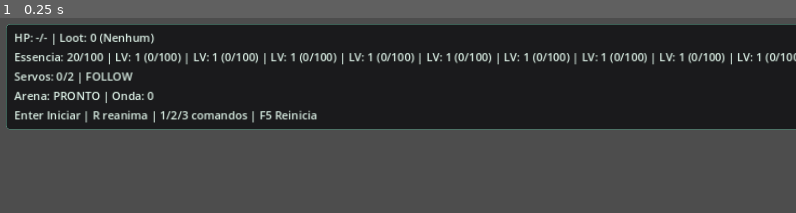
Above: before the commit, frame 1.
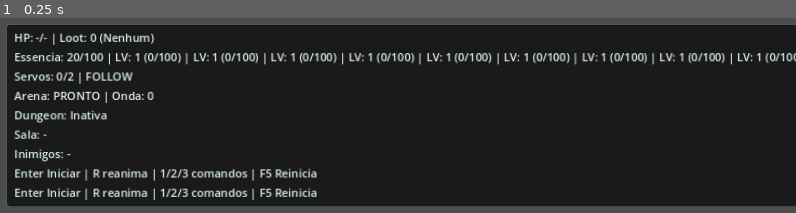
Above: after the commit, the same moment.

Repository: jefbarros/necromante-dos-tres-reinos
Game: Godot game, scene res://scenes/ui/PrototypeHUD.tscn
Two runs of this game, one before a commit and one after it. Both use one fixed random seed, a clock stepped at 60 frames per second and the inputs below. This scene is started directly instead of the project's main scene.
Inputs:
- Up to frame 1 (0.25 s): no input

The runs differ from the first frame. In frame 1, 40% of the frame differs, in the area x 0-100%, y 47-97%.

Commit message:
feat(godot): add mini dungeon prototype

Diff:
--- /dev/null
+++ b/godot/scenes/dungeons/DungeonEntrance3D.tscn
@@ -0,0 +1,30 @@
+[gd_scene load_steps=3 format=3]
+
+[ext_resource type="Script" path="res://scripts/dungeons/DungeonEntrance3D.gd" id="1"]
+
+[sub_resource type="BoxMesh" id="BoxMesh_1"]
+size = Vector3(2.3, 4.5, 0.4)
+
+[sub_resource type="BoxShape3D" id="BoxShape3D_1"]
+size = Vector3(2.3, 4.5, 0.4)
+
+[node name="DungeonEntrance3D" type="Node3D"]
+script = ExtResource("1")
+
+[node name="MeshInstance3D" type="MeshInstance3D" parent="."]
+mesh = SubResource("BoxMesh_1")
+position = Vector3(0, 2.25, 0)
+modulate = Color(0.58, 0.82, 0.63, 1)
+
+[node name="Area3D" type="Area3D" parent="."]
+position = Vector3(0, 2.25, 0)
+monitoring = true
+
+[node name="CollisionShape3D" type="CollisionShape3D" parent="Area3D"]
+shape = SubResource("BoxShape3D_1")
+
+[node name="Label3D" type="Label3D" parent="."]
+position = Vector3(0, 4.4, 0)
+rotation = Vector3(-1.5708, 0, 0)
+text = "Cripta de Veyrfall\nPressione E"
+font_size = 24
--- /dev/null
+++ b/godot/scenes/dungeons/DungeonGate3D.tscn
@@ -0,0 +1,21 @@
+[gd_scene load_steps=3 format=3]
+
+[ext_resource type="Script" path="res://scripts/dungeons/DungeonGate3D.gd" id="1"]
+
+[sub_resource type="BoxMesh" id="BoxMesh_gate"]
+size = Vector3(3.0, 2.0, 0.4)
+
+[sub_resource type="BoxShape3D" id="BoxShape3D_gate"]
+size = Vector3(3.0, 2.0, 0.4)
+
+[node name="DungeonGate3D" type="Node3D"]
+script = ExtResource("1")
+
+[node name="StaticBody3D" type="StaticBody3D" parent="."]
+
+[node name="MeshInstance3D" type="MeshInstance3D" parent="StaticBody3D"]
+mesh = SubResource("BoxMesh_gate")
+modulate = Color(0.45, 0.32, 0.20, 1)
+
+[node name="CollisionShape3D" type="CollisionShape3D" parent="StaticBody3D"]
+shape = SubResource("BoxShape3D_gate")
--- /dev/null
+++ b/godot/scenes/dungeons/MiniDungeon_CryptOfVeyrfall.tscn
@@ -0,0 +1,166 @@
+[gd_scene load_steps=12 format=3]
+
+[ext_resource type="Script" path="res://scripts/dungeons/DungeonManager3D.gd" id="1"]
+[ext_resource type="PackedScene" path="res://scenes/dungeons/DungeonEntrance3D.tscn" id="2"]
+[ext_resource type="PackedScene" path="res://scenes/dungeons/DungeonGate3D.tscn" id="3"]
+[ext_resource type="PackedScene" path="res://scenes/enemies/EnemyDummy3D.tscn" id="4"]
+[ext_resource type="PackedScene" path="res://scenes/enemies/EliteEnemy3D.tscn" id="5"]
+[ext_resource type="PackedScene" path="res://scenes/ui/PrototypeHUD.tscn" id="6"]
+[ext_resource type="PackedScene" path="res://scenes/player/Player3D.tscn" id="7"]
+[ext_resource type="PackedScene" path="res://scenes/camera/ThirdPersonCameraRig.tscn" id="8"]
+[ext_resource type="PackedScene" path="res://scenes/world/PrototypeArena3D.tscn" id="9"]
+
+[sub_resource type="BoxMesh" id="BoxMesh_floor"]
+size = Vector3(18, 0.16, 32)
+
+[sub_resource type="BoxShape3D" id="BoxShape3D_floor"]
+size = Vector3(18, 0.16, 32)
+
+[sub_resource type="BoxMesh" id="BoxMesh_wall_long"]
+size = Vector3(18, 2.0, 0.5)
+
+[sub_resource type="BoxShape3D" id="BoxShape3D_wall_long"]
+size = Vector3(18, 2.0, 0.5)
+
+[sub_resource type="BoxMesh" id="BoxMesh_wall_short"]
+size = Vector3(0.5, 2.0, 14)
+
+[sub_resource type="BoxShape3D" id="BoxShape3D_wall_short"]
+size = Vector3(0.5, 2.0, 14)
+
+[node name="MiniDungeon_CryptOfVeyrfall" type="Node3D"]
+
+[node name="WorldEnvironment" type="WorldEnvironment" parent="."]
+
+[node name="DirectionalLight3D" type="DirectionalLight3D" parent="."]
+rotation = Vector3(-0.9, -0.6, 0)
+light_energy = 2.2
+shadow_enabled = true
+
+[node name="Floor" type="StaticBody3D" parent="."]
+position = Vector3(0, -0.08, 0)
+
+[node name="MeshInstance3D" type="MeshInstance3D" parent="Floor"]
+mesh = SubResource("BoxMesh_floor")
+modulate = Color(0.14, 0.14, 0.16, 1)
+
+[node name="CollisionShape3D" type="CollisionShape3D" parent="Floor"]
+shape = SubResource("BoxShape3D_floor")
+
+[node name="NorthWall" type="StaticBody3D" parent="."]
+position = Vector3(0, 1.0, -16.25)
+
+[node name="MeshInstance3D" type="MeshInstance3D" parent="NorthWall"]
+mesh = SubResource("BoxMesh_wall_long")
+modulate = Color(0.35, 0.22, 0.17, 1)
+
+[node name="CollisionShape3D" type="CollisionShape3D" parent="NorthWall"]
+shape = SubResource("BoxShape3D_wall_long")
+
+[node name="SouthWall" type="StaticBody3D" parent="."]
+position = Vector3(0, 1.0, 16.25)
+
+[node name="MeshInstance3D" type="MeshInstance3D" parent="SouthWall"]
+mesh = SubResource("BoxMesh_wall_long")
+modulate = Color(0.35, 0.22, 0.17, 1)
+
+[node name="CollisionShape3D" type="CollisionShape3D" parent="SouthWall"]
+shape = SubResource("BoxShape3D_wall_long")
+
+[node name="WestWall" type="StaticBody3D" parent="."]
+position = Vector3(-9.25, 1.0, 0)
+
+[node name="MeshInstance3D" type="MeshInstance3D" parent="WestWall"]
+mesh = SubResource("BoxMesh_wall_short")
+modulate = Color(0.35, 0.22, 0.17, 1)
+
+[node name="CollisionShape3D" type="CollisionShape3D" parent="WestWall"]
+shape = SubResource("BoxShape3D_wall_short")
+
+[node name="EastWall" type="StaticBody3D" parent="."]
+position = Vector3(9.25, 1.0, 0)
+
+[node name="MeshInstance3D" type="MeshInstance3D" parent="EastWall"]
+mesh = SubResource("BoxMesh_wall_short")
+modulate = Color(0.35, 0.22, 0.17, 1)
+
+[node name="CollisionShape3D" type="CollisionShape3D" parent="EastWall"]
+shape = SubResource("BoxShape3D_wall_short")
+
+[node name="Player3D" parent="."]
+instance = ExtResource("7")
+position = Vector3(0, 0, 12)
+
+[node name="ThirdPersonCameraRig" parent="."]
+instance = ExtResource("8")
+target_path = NodePath("../Player3D")
+
+[node name="PrototypeHUD" parent="."]
+instance = ExtResource("6")
+
+[node name="DungeonManager3D" type="Node3D" parent="."]
+script = ExtResource("1")
+
+[node name="Rooms" type="Node3D" parent="."]
+
+[node name="Room1" type="Node3D" parent="Rooms"]
+position = Vector3(0, 0, 10)
+
+[node name="EnemyDummy3D" parent="Room1"]
+instance = ExtResource("4")
+position = Vector3(-2.2, 0, 0)
+
+[node name="EnemyDummy3D" parent="Room1"]
+instance = ExtResource("4")
+position = Vector3(2.2, 0, 0)
+
+[node name="Room2" type="Node3D" parent="Rooms"]
+position = Vector3(0, 0, 2.5)
+
+[node name="EnemyDummy3D" parent="Room2"]
+instance = ExtResource("4")
+position = Vector3(-2.5, 0, 0)
+
+[node name="EnemyDummy3D" parent="Room2"]
+instance = ExtResource("4")
+position = Vector3(0, 0, 0)
+
+[node name="EnemyDummy3D" parent="Room2"]
+instance = ExtResource("4")
+position = Vector3(2.5, 0, 0)
+
+[node name="Room3" type="Node3D" parent="Rooms"]
+position = Vector3(0, 0, -5)
+
+[node name="EliteEnemy3D" parent="Room3"]
+instance = ExtResource("5")
+position = Vector3(0, 0, 0)
+
+[node name="EnemyDummy3D" parent="Room3"]
+instance = ExtResource("4")
+position = Vector3(-2.0, 0, -1.2)
+
+[node name="EnemyDummy3D" parent="Room3"]
+instance = ExtResource("4")
+position = Vector3(2.0, 0, -1.2)
+
+[node name="Gates" type="Node3D" parent="."]
+
+[node name="Gate1" parent="Gates"]
+instance = ExtResource("3")
+position = Vector3(0, 0, 5)
+
+[node name="Gate2" parent="Gates"]
+instance = ExtResource("3")
+position = Vector3(0, 0, -1.5)
+
+[node name="RewardSpawn" type="Node3D" parent="."]
+position = Vector3(0, 0, -9.2)
+
+[node name="DungeonExit" parent="."]
+instance = ExtResource("2")
+position = Vector3(0, 0, -13)
+
+target_scene = ExtResource("9")
+required_dungeon_cleared = true
+exit_text = "Pressione E para retornar à arena"
--- /dev/null
+++ b/godot/scenes/enemies/EliteEnemy3D.tscn
@@ -0,0 +1,52 @@
+[gd_scene load_steps=8 format=3]
+
+[ext_resource type="Script" path="res://scripts/enemies/EliteEnemy3D.gd" id="1"]
+[ext_resource type="Material" path="res://assets/materials/enemy_dummy.tres" id="2_material"]
+[ext_resource type="Script" path="res://scripts/combat/HealthComponent.gd" id="3_health"]
+[ext_resource type="Script" path="res://scripts/combat/Hurtbox3D.gd" id="4_hurtbox"]
+
+[sub_resource type="CapsuleShape3D" id="CapsuleShape3D_enemy"]
+radius = 0.38
+height = 1.55
+
+[sub_resource type="CapsuleMesh" id="CapsuleMesh_enemy"]
+radius = 0.38
+height = 1.55
+
+[sub_resource type="SphereMesh" id="SphereMesh_marker"]
+radius = 0.12
+height = 0.24
+
+[node name="EliteEnemy3D" type="CharacterBody3D" groups=["enemy"]]
+script = ExtResource("1")
+collision_layer = 2
+collision_mask = 1
+
+[node name="CollisionShape3D" type="CollisionShape3D" parent="."]
+position = Vector3(0, 0.775, 0)
+shape = SubResource("CapsuleShape3D_enemy")
+
+[node name="Body" type="MeshInstance3D" parent="."]
+position = Vector3(0, 0.775, 0)
+mesh = SubResource("CapsuleMesh_enemy")
+surface_material_override/0 = ExtResource("2_material")
+
+[node name="WeakPointMarker" type="MeshInstance3D" parent="."]
+position = Vector3(0, 1.38, -0.34)
+mesh = SubResource("SphereMesh_marker")
+
+[node name="HealthComponent" type="Node" parent="."]
+script = ExtResource("3_health")
+max_health = 180.0
+
+[node name="Hurtbox3D" type="Area3D" parent="."]
+collision_layer = 8
+collision_mask = 0
+monitoring = false
+script = ExtResource("4_hurtbox")
+health_component_path = NodePath("../HealthComponent")
+target_path = NodePath("..")
+
+[node name="CollisionShape3D" type="CollisionShape3D" parent="Hurtbox3D"]
+position = Vector3(0, 0.775, 0)
+shape = SubResource("CapsuleShape3D_enemy")
--- /dev/null
+++ b/godot/scenes/loot/DungeonRewardChest3D.tscn
@@ -0,0 +1,30 @@
+[gd_scene load_steps=3 format=3]
+
+[ext_resource type="Script" path="res://scripts/loot/DungeonRewardChest3D.gd" id="1"]
+
+[sub_resource type="BoxMesh" id="BoxMesh_chest"]
+size = Vector3(1.8, 1.0, 1.2)
+
+[sub_resource type="BoxShape3D" id="BoxShape3D_chest"]
+size = Vector3(1.8, 1.0, 1.2)
+
+[node name="DungeonRewardChest3D" type="Area3D"]
+script = ExtResource("1")
+monitoring = true
+collision_layer = 1
+collision_mask = 1
+
+[node name="MeshInstance3D" type="MeshInstance3D" parent="."]
+mesh = SubResource("BoxMesh_chest")
+position = Vector3(0, 0.55, 0)
+modulate = Color(0.84, 0.70, 0.24, 1)
+
+[node name="CollisionShape3D" type="CollisionShape3D" parent="."]
+shape = SubResource("BoxShape3D_chest")
+position = Vector3(0, 0.55, 0)
+
+[node name="Label3D" type="Label3D" parent="."]
+position = Vector3(0, 1.4, 0)
+rotation = Vector3(-1.5708, 0, 0)
+text = "Pressione E"
+font_size = 18
--- a/godot/scenes/ui/PrototypeHUD.tscn
+++ b/godot/scenes/ui/PrototypeHUD.tscn
@@ -53,6 +53,22 @@
 label_settings = SubResource("LabelSettings_small")
 text = "Comando: FOLLOW"
 
+[node name="DungeonLabel" type="Label" parent="Panel/MarginContainer/VBoxContainer"]
+label_settings = SubResource("LabelSettings_small")
+text = "Dungeon: Inativa"
+
+[node name="RoomLabel" type="Label" parent="Panel/MarginContainer/VBoxContainer"]
+label_settings = SubResource("LabelSettings_small")
+text = "Sala: -"
+
+[node name="EnemiesLabel" type="Label" parent="Panel/MarginContainer/VBoxContainer"]
+label_settings = SubResource("LabelSettings_small")
+text = "Inimigos: -"
+
+[node name="ContextLabel" type="Label" parent="Panel/MarginContainer/VBoxContainer"]
+label_settings = SubResource("LabelSettings_small")
+text = ""
+
 [node name="HintLabel" type="Label" parent="Panel/MarginContainer/VBoxContainer"]
 label_settings = SubResource("LabelSettings_small")
 text = "R reanima | 1 seguir | 2 atacar | 3 reunir"
--- a/godot/scenes/world/PrototypeArena3D.tscn
+++ b/godot/scenes/world/PrototypeArena3D.tscn
@@ -4,7 +4,8 @@
 [ext_resource type="PackedScene" path="res://scenes/camera/ThirdPersonCameraRig.tscn" id="2_camera"]
 [ext_resource type="PackedScene" path="res://scenes/enemies/EnemyDummy3D.tscn" id="3_enemy"]
 [ext_resource type="PackedScene" path="res://scenes/ui/PrototypeHUD.tscn" id="4_hud"]
-[ext_resource type="PackedScene" path="res://scenes/world/SpawnPoint3D.tscn" id="5_spawn"]
+[ext_resource type="PackedScene" path="res://scenes/dungeons/DungeonEntrance3D.tscn" id="5_entrance"]
+[ext_resource type="PackedScene" path="res://scenes/world/SpawnPoint3D.tscn" id="6_spawn"]
 [ext_resource type="Material" path="res://assets/materials/arena_floor.tres" id="5_floor_material"]
 [ext_resource type="Script" path="res://scripts/world/ArenaManager3D.gd" id="6_arena"]
 
@@ -177,6 +178,9 @@
 enemies_per_wave_increment = 1
 max_active_enemies = 10
 
+[node name="DungeonEntrance3D" parent="." instance=ExtResource("5_entrance")]
+position = Vector3(0, 0, 8)
+
 [node name="Player3D" parent="." instance=ExtResource("1_player")]
 position = Vector3(0, 0, 0)
 
--- /dev/null
+++ b/godot/scripts/dungeons/DungeonEntrance3D.gd
@@ -0,0 +1,62 @@
+extends Node3D
+
+@export var target_scene: PackedScene
+@export var hint_text: String = "Pressione E para entrar"
+@export var exit_text: String = "Pressione E para retornar"
+@export var required_dungeon_cleared: bool = false
+@export var dungeon_manager_path: NodePath = NodePath("../DungeonManager3D")
+
+var _player_in_area: bool = false
+var _hint_label: Label3D
+var _player: Node = null
+
+func _ready() -> void:
+	_hint_label = $Label3D if has_node("Label3D") else null
+	if _hint_label != null:
+		_hint_label.text = hint_text
+	$Area3D.connect("body_entered", Callable(self, "_on_body_entered"))
+	$Area3D.connect("body_exited", Callable(self, "_on_body_exited"))
+
+func _process(_delta: float) -> void:
+	if not _player_in_area:
+		return
+	if Input.is_action_just_pressed("interact") and _can_enter():
+		if target_scene != null:
+			print("Dungeon entrance triggered: loading scene")
+			get_tree().change_scene_to_file(target_scene.resource_path)
+
+func _on_body_entered(body: Node) -> void:
+	if body.is_in_group("player"):
+		_player_in_area = true
+		_player = body
+		if _hint_label != null:
+			_hint_label.text = _current_hint()
+
+func _on_body_exited(body: Node) -> void:
+	if body == _player:
+		_player_in_area = false
+		_player = null
+		if _hint_label != null:
+			_hint_label.text = hint_text
+
+func _current_hint() -> String:
+	if required_dungeon_cleared and not _is_dungeon_cleared():
+		return "Complete a dungeon antes de sair"
+	return exit_text if required_dungeon_cleared else hint_text
+
+func _can_enter() -> bool:
+	if required_dungeon_cleared:
+		var manager := _get_dungeon_manager()
+		return manager != null and manager.dungeon_cleared
+	return true
+
+func _get_dungeon_manager() -> Node:
+	if dungeon_manager_path == NodePath(""):
+		return null
+	return get_node_or_null(dungeon_manager_path)
+
+func _is_dungeon_cleared() -> bool:
+	var manager := _get_dungeon_manager()
+	if manager == null:
+		return false
+	return bool(manager.get("dungeon_cleared"))
--- /dev/null
+++ b/godot/scripts/dungeons/DungeonGate3D.gd
@@ -0,0 +1,27 @@
+extends Node3D
+
+var _is_open: bool = false
+
+@onready var _body: StaticBody3D = $StaticBody3D
+@onready var _mesh: MeshInstance3D = $StaticBody3D/MeshInstance3D
+@onready var _collision: CollisionShape3D = $StaticBody3D/CollisionShape3D
+
+func _ready() -> void:
+	close_gate()
+
+func open_gate() -> void:
+	if _is_open:
+		return
+	_is_open = true
+	if _mesh != null:
+		_mesh.visible = false
+	if _collision != null:
+		_collision.disabled = true
+	print("Dungeon gate opened")
+
+func close_gate() -> void:
+	_is_open = false
+	if _mesh != null:
+		_mesh.visible = true
+	if _collision != null:
+		_collision.disabled = false
--- /dev/null
+++ b/godot/scripts/dungeons/DungeonManager3D.gd
@@ -0,0 +1,148 @@
+extends Node3D
+
+signal room_started(room_index)
+signal room_cleared(room_index)
+signal dungeon_cleared()
+
+@export var dungeon_name: String = "Cripta de Veyrfall"
+@export var reward_chest_scene: PackedScene = preload("res://scenes/loot/DungeonRewardChest3D.tscn")
+@export var save_manager_script: Script = preload("res://scripts/save/SimpleSaveManager.gd")
+
+var current_room: int = 0
+var enemies_alive: int = 0
+var dungeon_cleared: bool = false
+var dungeon_hint: String = ""
+var current_room_name: String = "Nenhuma"
+
+onready var _room_nodes: Array[Node3D] = [get_node("Rooms/Room1"), get_node("Rooms/Room2"), get_node("Rooms/Room3")]
+onready var _gates: Array[Node] = [get_node("Gates/Gate1"), get_node("Gates/Gate2")]
+onready var _reward_spawn: Node3D = get_node("RewardSpawn")
+
+func _ready() -> void:
+	add_to_group("dungeon_manager")
+	_start_dungeon()
+
+func _process(_delta: float) -> void:
+	if dungeon_cleared:
+		return
+	_update_room_status()
+
+func _start_dungeon() -> void:
+	current_room = 1
+	current_room_name = "Sala 1"
+	dungeon_hint = "Elimine todos os inimigos"
+	print("Dungeon started")
+	_emit_room_started(current_room)
+	_update_gate_states()
+
+func _update_room_status() -> void:
+	var alive := _count_alive_enemies(current_room)
+	if enemies_alive != alive:
+		enemies_alive = alive
+	if alive == 0 and current_room > 0 and current_room <= 3:
+		if not _is_room_cleared(current_room):
+			_clear_current_room()
+
+func _count_alive_enemies(room_index: int) -> int:
+	var room := _room_nodes[clamp(room_index - 1, 0, _room_nodes.size() - 1)]
+	if room == null:
+		return 0
+	var count := 0
+	for enemy in room.get_children():
+		if enemy.is_in_group("enemy") and _enemy_is_alive(enemy):
+			count += 1
+		for child in enemy.get_children():
+			if child.is_in_group("enemy") and _enemy_is_alive(child):
+				count += 1
+	return count
+
+func _enemy_is_alive(enemy: Node) -> bool:
+	if enemy == null or not enemy.is_inside_tree():
+		return false
+	if enemy.has_method("is_dead"):
+		return not bool(enemy.call("is_dead"))
+	return true
+
+func _is_room_cleared(room_index: int) -> bool:
+	return _get_room_state(room_index) == "CLEARED"
+
+func _get_room_state(room_index: int) -> String:
+	return str("CLEARED") if _count_alive_enemies(room_index) == 0 else str("ACTIVE")
+
+func _clear_current_room() -> void:
+	print("Room %d cleared" % current_room)
+	emit_signal("room_cleared", current_room)
+	match current_room:
+		1:
+			_gates[0].call("open_gate")
+			current_room = 2
+			current_room_name = "Sala 2"
+			dungeon_hint = "Elimine todos os inimigos"
+			_emit_room_started(current_room)
+			_update_gate_states()
+		2:
+			_gates[1].call("open_gate")
+			current_room = 3
+			current_room_name = "Sala 3"
+			dungeon_hint = "Derrote o elite"
+			_emit_room_started(current_room)
+			_update_gate_states()
+		3:
+			dungeon_cleared = true
+			current_room_name = "Concluída"
+			dungeon_hint = "Dungeon concluída"
+			print("Dungeon cleared")
+			emit_signal("dungeon_cleared")
+			_spawn_reward()
+			_save_progress()
+
+func _emit_room_started(room_index: int) -> void:
+	emit_signal("room_started", room_index)
+	print("Room %d started" % room_index)
+
+func _update_gate_states() -> void:
+	if current_room <= 1:
+		_gates[0].call("close_gate")
+		_gates[1].call("close_gate")
+	elif current_room == 2:
+		_gates[0].call("open_gate")
+		_gates[1].call("close_gate")
+	elif current_room == 3:
+		_gates[0].call("open_gate")
+		_gates[1].call("open_gate")
+
+func _spawn_reward() -> void:
+	if reward_chest_scene == null or _reward_spawn == null:
+		return
+	var reward = reward_chest_scene.instantiate()
+	if reward == null:
+		return
+	_reward_spawn.add_child(reward)
+	reward.global_position = _reward_spawn.global_position
+	print("Dungeon reward spawned")
+
+func _save_progress() -> void:
+	var save_manager = save_manager_script.new()
+	var player := get_tree().get_first_node_in_group("player")
+	var scene_path := ""
+	if get_tree().current_scene != null and get_tree().current_scene.has_method("get_filename"):
+		scene_path = String(get_tree().current_scene.call("get_filename"))
+	var data := {
+		"player_level": 0,
+		"player_xp": 0,
+		"current_essence": 0,
+		"dungeon_crypt_veyrfall_cleared": true,
+		"last_scene": scene_path
+	}
+	if player != null:
+		var xp := player.get_node_or_null("ExperienceComponent")
+		if xp != null:
+			data["player_level"] = int(xp.get("current_level"))
+			data["player_xp"] = int(xp.get("current_xp"))
+		var essence := player.get_node_or_null("EssenceComponent")
+		if essence != null and essence.has_method("get_current_essence"):
+			data["current_essence"] = int(essence.call("get_current_essence"))
+		elif essence != null and essence.has("current_essence"):
+			data["current_essence"] = int(essence.get("current_essence"))
+	if save_manager != null and save_manager.has_method("save_game"):
+		save_manager.call("save_game", data)
--- /dev/null
+++ b/godot/scripts/enemies/EliteEnemy3D.gd
@@ -0,0 +1,22 @@
+extends "res://scripts/enemies/EnemyDummy3D.gd"
+
+func _ready() -> void:
+	max_health = 180.0
+	attack_damage = 18.0
+	xp_reward = 100
+	essence_reward = 30
+	loot_drop_chance = 1.0
+	scale = Vector3(1.3, 1.3, 1.3)
+	super()._ready()
+	if _body != null:
+		var elite_material := StandardMaterial3D.new()
+		elite_material.albedo_color = Color(0.44, 0.23, 0.87, 1.0)
+		elite_material.metallic = 0.18
+		elite_material.roughness = 0.28
+		_body.set_surface_override_material(0, elite_material)
+	print("EliteEnemy ready")
+
+func _die(source: Node = null) -> void:
+	print("EliteEnemy died")
+	super()._die(source)
+	print("Dungeon elite defeated")
--- /dev/null
+++ b/godot/scripts/loot/DungeonRewardChest3D.gd
@@ -0,0 +1,46 @@
+extends Area3D
+
+@export var xp_reward: int = 75
+@export var essence_reward: int = 25
+@export var reward_name: String = "Baú de Recompensa"
+
+var _player_in_area: bool = false
+var _collected: bool = false
+
+func _ready() -> void:
+	add_to_group("dungeon_reward")
+	connect("body_entered", Callable(self, "_on_body_entered"))
+	connect("body_exited", Callable(self, "_on_body_exited"))
+
+func _process(_delta: float) -> void:
+	if not _player_in_area or _collected:
+		return
+	if Input.is_action_just_pressed("interact"):
+		_collect_reward()
+
+func _on_body_entered(body: Node) -> void:
+	if body.is_in_group("player"):
+		_player_in_area = true
+
+func _on_body_exited(body: Node) -> void:
+	if body.is_in_group("player"):
+		_player_in_area = false
+
+func _collect_reward() -> void:
+	if _collected:
+		return
+	var player := get_tree().get_first_node_in_group("player")
+	if player == null:
+		return
+	var xp_component := player.get_node_or_null("ExperienceComponent")
+	if xp_component != null and xp_component.has_method("add_xp"):
+		xp_component.call("add_xp", xp_reward)
+	var essence_component := player.get_node_or_null("EssenceComponent")
+	if essence_component != null and essence_component.has_method("add_essence"):
+		essence_component.call("add_essence", essence_reward)
+	_collected = true
+	print("Dungeon reward collected")
+	if has_node("MeshInstance3D"):
+		$MeshInstance3D.visible = false
+	if has_node("Label3D"):
+		$Label3D.text = "Baú vazio"
--- /dev/null
+++ b/godot/scripts/save/SimpleSaveManager.gd
@@ -0,0 +1,38 @@
+extends Node
+
+const SAVE_PATH: String = "user://n3r_prototype_save.json"
+
+func save_game(data: Dictionary) -> bool:
+	var file = FileAccess.open(SAVE_PATH, FileAccess.WRITE)
+	if file == null:
+		print("Failed to open save file")
+		return false
+	file.store_string(to_json(data))
+	file.close()
+	print("Prototype save written")
+	return true
+
+func load_game() -> Dictionary:
+	if not has_save():
+		return {}
+	var file = FileAccess.open(SAVE_PATH, FileAccess.READ)
+	if file == null:
+		return {}
+	var content := file.get_as_text()
+	file.close()
+	var parse := JSON.parse_string(content)
+	if parse.error != OK:
+		print("Failed to parse save data: %s" % parse.error_string)
+		return {}
+	if typeof(parse.result) != TYPE_DICTIONARY:
+		return {}
+	print("Prototype save loaded")
+	return parse.result
+
+func has_save() -> bool:
+	return FileAccess.file_exists(SAVE_PATH)
+
+func clear_save() -> void:
+	if has_save():
+		FileAccess.remove(SAVE_PATH)
+		print("Prototype save cleared")
--- a/godot/scripts/ui/PrototypeHUD.gd
+++ b/godot/scripts/ui/PrototypeHUD.gd
@@ -9,6 +9,10 @@
 @onready var _summon_label: Label = $Panel/MarginContainer/VBoxContainer/SummonLabel
 @onready var _command_label: Label = $Panel/MarginContainer/VBoxContainer/CommandLabel
 @onready var _hint_label: Label = $Panel/MarginContainer/VBoxContainer/HintLabel
+@onready var _dungeon_label: Label = $Panel/MarginContainer/VBoxContainer/DungeonLabel
+@onready var _room_label: Label = $Panel/MarginContainer/VBoxContainer/RoomLabel
+@onready var _enemies_label: Label = $Panel/MarginContainer/VBoxContainer/EnemiesLabel
+@onready var _context_label: Label = $Panel/MarginContainer/VBoxContainer/ContextLabel
 
 
 func _ready() -> void:
@@ -83,7 +87,22 @@
 	else:
 		_health_label.text = "HP: -/-"
 
+	var dungeon_manager := get_tree().get_first_node_in_group("dungeon_manager")
+	var dungeon_text := "Dungeon: Inativa"
+	var room_text := "Sala: -"
+	var enemies_text := "Inimigos: -"
+	var context_text := ""
+	if dungeon_manager != null:
+		dungeon_text = "Dungeon: %s" % String(dungeon_manager.get("dungeon_name"))
+		room_text = "Sala: %s" % String(dungeon_manager.get("current_room_name"))
+		enemies_text = "Inimigos: %d" % int(dungeon_manager.get("enemies_alive"))
+		context_text = String(dungeon_manager.get("dungeon_hint"))
+
 	_summon_label.text = "Servos: %d/%d | %s" % [active_summons, limit, command_name]
 	_essence_label.text = "%s | %s" % [_essence_label.text, lv_text]
 	_command_label.text = arena_text
 	_health_label.text = "%s | %s" % [_health_label.text, loot_text]
+	_dungeon_label.text = dungeon_text
+	_room_label.text = room_text
+	_enemies_label.text = enemies_text
+	_context_label.text = context_text if context_text != "" else _hint_label.text
Not shown, changed: PROJECT_STATUS.md
